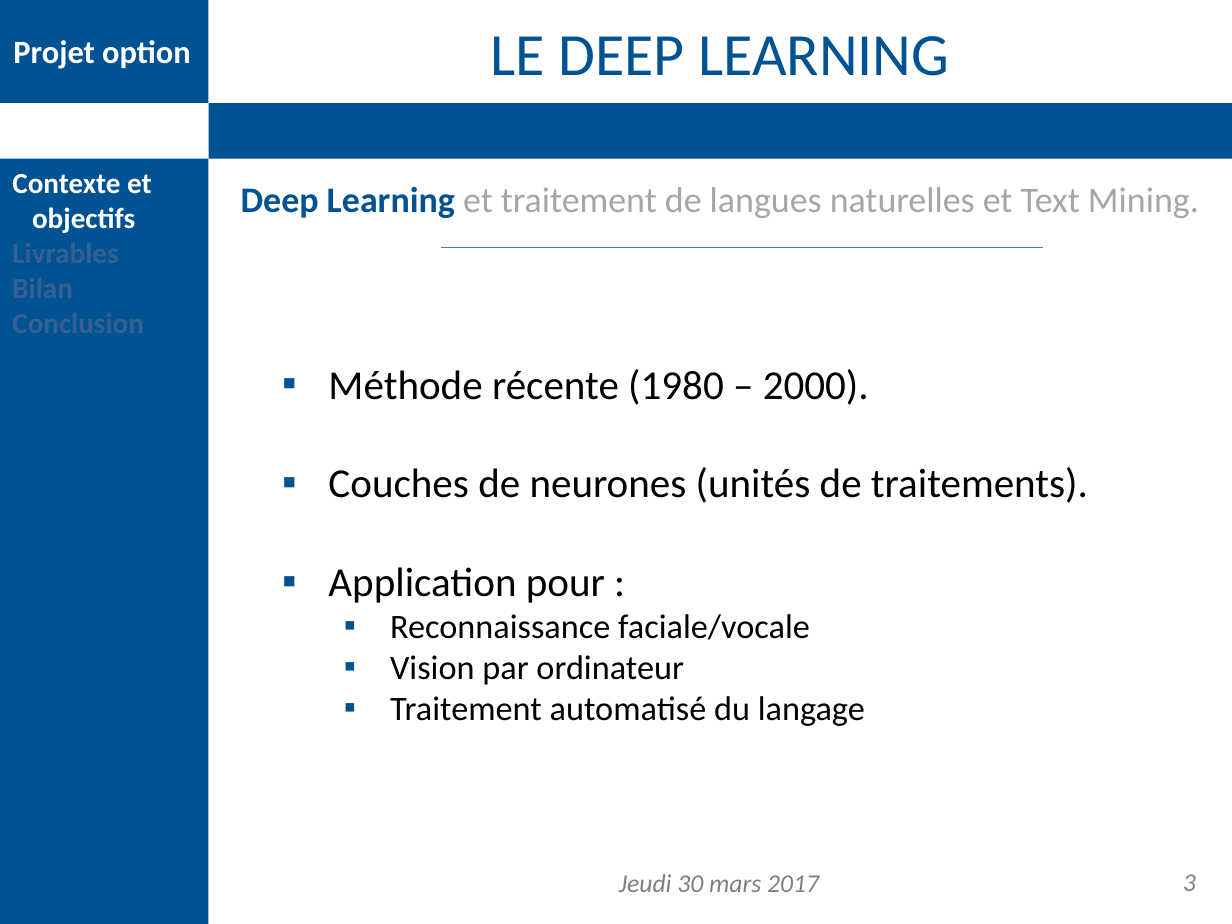
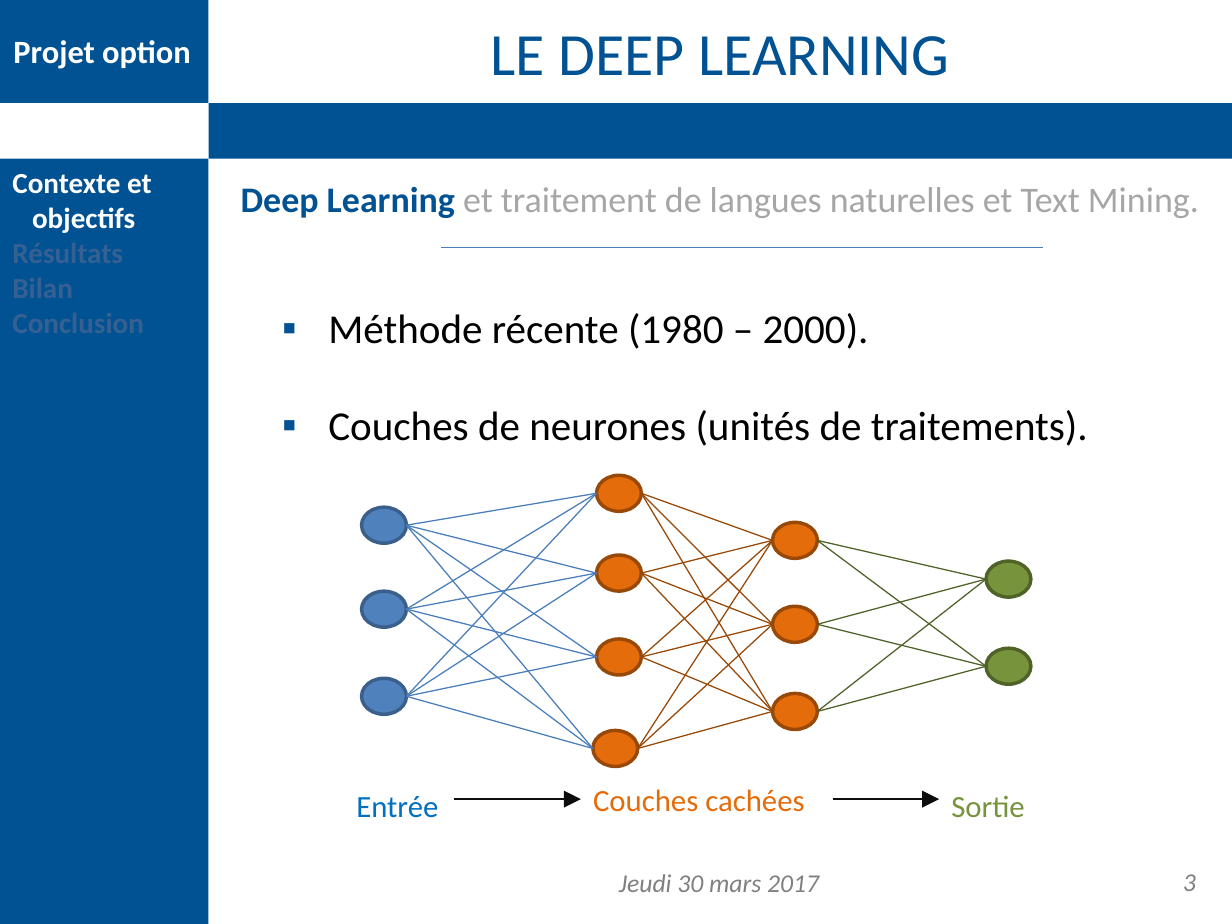
Before and after one commit to DDouteaux/Projet_option_info, a slide deck: slide 3 of Présentation finale/presentation_finale.pptx. Drawn at 1232x924 pixels with LibreOffice and Linux fonts; fonts in the diff are those of the drawing; background and template pictures are left out. Boxes give left, top, right and bottom in pixels: in the first picture for what was removed or moved away, otherwise in the second. Text is boxed around its words. In the diff, an @@ line names an element or a change of style, - is before the commit and + after.

```diff
--- a/Présentation finale/presentation_finale.pptx
+++ b/Présentation finale/presentation_finale.pptx
@@ text at box(12, 174, 152, 233): text changed @@
-Livrables
+Résultats
@@ text "Méthode récente (1980 – 2000).": place and size @@
-text "Méthode récente (1980 – 2000)." at box(328, 369, 1088, 726)
+text "Méthode récente (1980 – 2000)." at box(328, 313, 869, 349)
@@ group added at box(328, 410, 1088, 818): 30 lines, 12 ellipses, 4 texts, 2 arrows @@
+Entrée
+Couches cachées
+Sortie
+  ▪ Couches de neurones (unités de traitements).
@@ text at box(328, 467, 1088, 726): paragraphs removed @@
-  ▪ Couches de neurones (unités de traitements).
-  ▪ Application pour :
-    ▪ Reconnaissance faciale/vocale
-    ▪ Vision par ordinateur
-    ▪ Traitement automatisé du langage
```
Also in this commit, not shown: 15 other slides changed, 1 other file.
